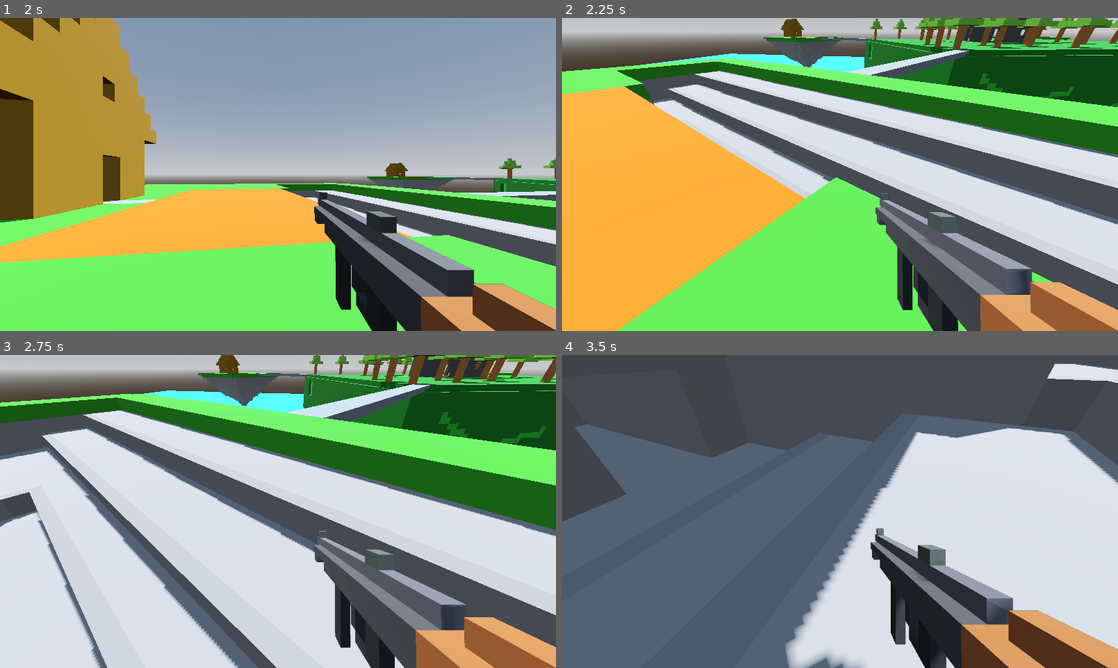
Above: before the commit, frames 1-4 (two rows, left to right).
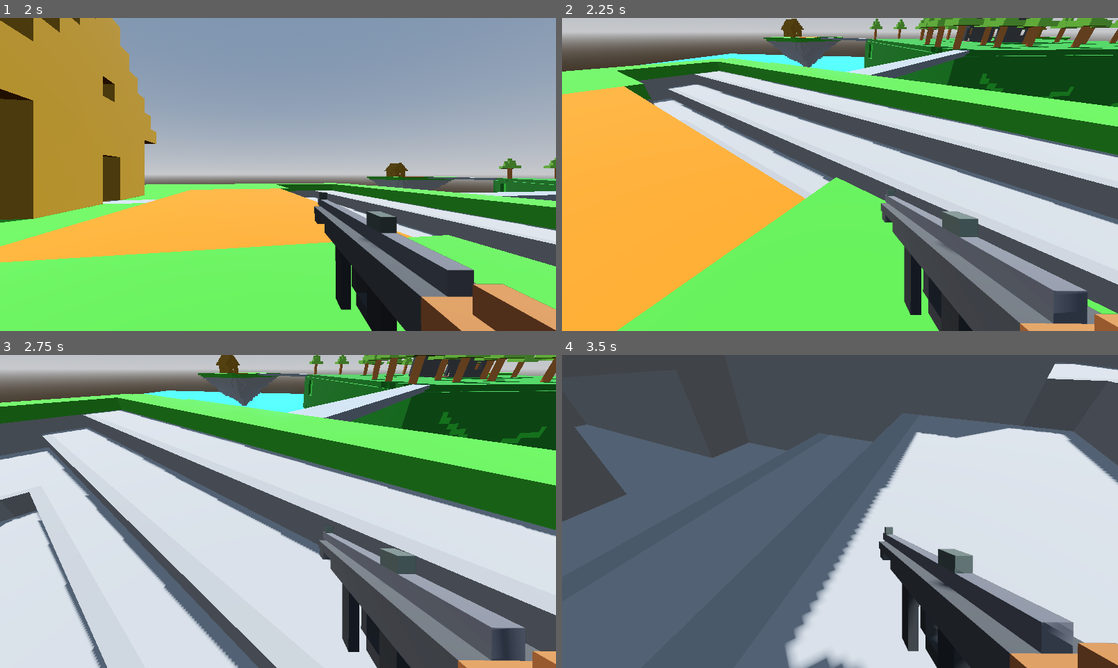
Above: after the commit, the same moments.

Repository: qdanq/Battle-duo
Game: Godot game, scene res://menu.tscn
The game is run twice, just before and just after one commit, with the same random seed, the same clock (stepped at 60 frames per second) and the same inputs.
Inputs (mouse positions are in pixels of both pictures, inside the frame that each line leads up to):
- Up to frame 1 (2 s): click (278, 187) at 0.52 s; type "12" at 0.6 s; click "Host" at 1.25 s
- Up to frame 2 (2.25 s): tap Enter (ui_accept) at 2 s; move the mouse to (867, 174) at 2.02 s; hold W (Up) from 2.03 s (still down); click (867, 174) at 2.1 s
- Up to frame 3 (2.75 s): keep holding W (Up); tap Enter (ui_accept) at 2.27 s
- Up to frame 4 (3.5 s): keep holding W (Up); move the mouse to (812, 511) at 2.77 s; click (812, 511) at 2.85 s; tap Enter (ui_accept) at 3.02 s

Frame 1 is identical in both runs. In frame 2, 6.2% of the frame differs, in the area x 56-100%, y 56-100%; in frame 3, 6.5%; in frame 4, 7.6%, in the area x 55-100%, y 54-100%.

Commit message:
Add shoot anim.

Diff:
--- a/CharacterBody3D.gd
+++ b/CharacterBody3D.gd
@@ -33,6 +33,11 @@
 			camera.rotate_x(-event.relative.y * 0.01)
 			camera.rotation.x = clamp(camera.rotation.x, deg_to_rad(-80), deg_to_rad(80))
 
+	if Input.is_action_just_pressed("shoot") \
+	and anim_player.current_animation != "shoot":
+		play_shoot_effects()
+
+
 func _process(delta):
 	guncam.global_transform = camera.global_transform
 
@@ -57,9 +62,16 @@
 		velocity.x = move_toward(velocity.x, 0, SPEED)
 		velocity.z = move_toward(velocity.z, 0, SPEED)
 
-	if input_dir != Vector2.ZERO and is_on_floor():
+	if anim_player.current_animation == "shoot":
+		pass
+
+	elif input_dir != Vector2.ZERO and is_on_floor():
 		anim_player.play("move")
 	else:
 		anim_player.play("idle")
 
 	move_and_slide()
+
+func play_shoot_effects():
+	anim_player.stop()
+	anim_player.play("shoot")
--- a/character_body_3d.tscn
+++ b/character_body_3d.tscn
@@ -110,7 +110,7 @@
 [sub_resource type="Animation" id="Animation_mfles"]
 resource_name = "shoot"
 length = 0.1
-loop_mode = 2
+loop_mode = 1
 tracks/0/type = "value"
 tracks/0/imported = false
 tracks/0/enabled = true
@@ -121,7 +121,7 @@
 "times": PackedFloat32Array(0, 0.1),
 "transitions": PackedFloat32Array(2, 2),
 "update": 0,
-"values": [Vector3(1.905, -2.443, -0.203), Vector3(1.905, -2.443, -0.223)]
+"values": [Vector3(1.905, -2.44299, -0.173155), Vector3(1.905, -2.443, -0.223)]
 }
 tracks/1/type = "value"
 tracks/1/imported = false
@@ -178,7 +178,7 @@
 [node name="SubViewport" type="SubViewport" parent="Neck/Camera3D/SubViewportContainer"]
 transparent_bg = true
 handle_input_locally = false
-size = Vector2i(1920, 1080)
+size = Vector2i(1280, 720)
 render_target_update_mode = 4
 
 [node name="Guncam" type="Camera3D" parent="Neck/Camera3D/SubViewportContainer/SubViewport"]
--- a/project.godot
+++ b/project.godot
@@ -42,3 +42,8 @@
 "events": [Object(InputEventKey,"resource_local_to_scene":false,"resource_name":"","device":-1,"window_id":0,"alt_pressed":false,"shift_pressed":false,"ctrl_pressed":false,"meta_pressed":false,"pressed":false,"keycode":0,"physical_keycode":83,"key_label":0,"unicode":115,"echo":false,"script":null)
 ]
 }
+shoot={
+"deadzone": 0.5,
+"events": [Object(InputEventMouseButton,"resource_local_to_scene":false,"resource_name":"","device":-1,"window_id":0,"alt_pressed":false,"shift_pressed":false,"ctrl_pressed":false,"meta_pressed":false,"button_mask":1,"position":Vector2(212, 7),"global_position":Vector2(216, 50),"factor":1.0,"button_index":1,"canceled":false,"pressed":true,"double_click":false,"script":null)
+]
+}
